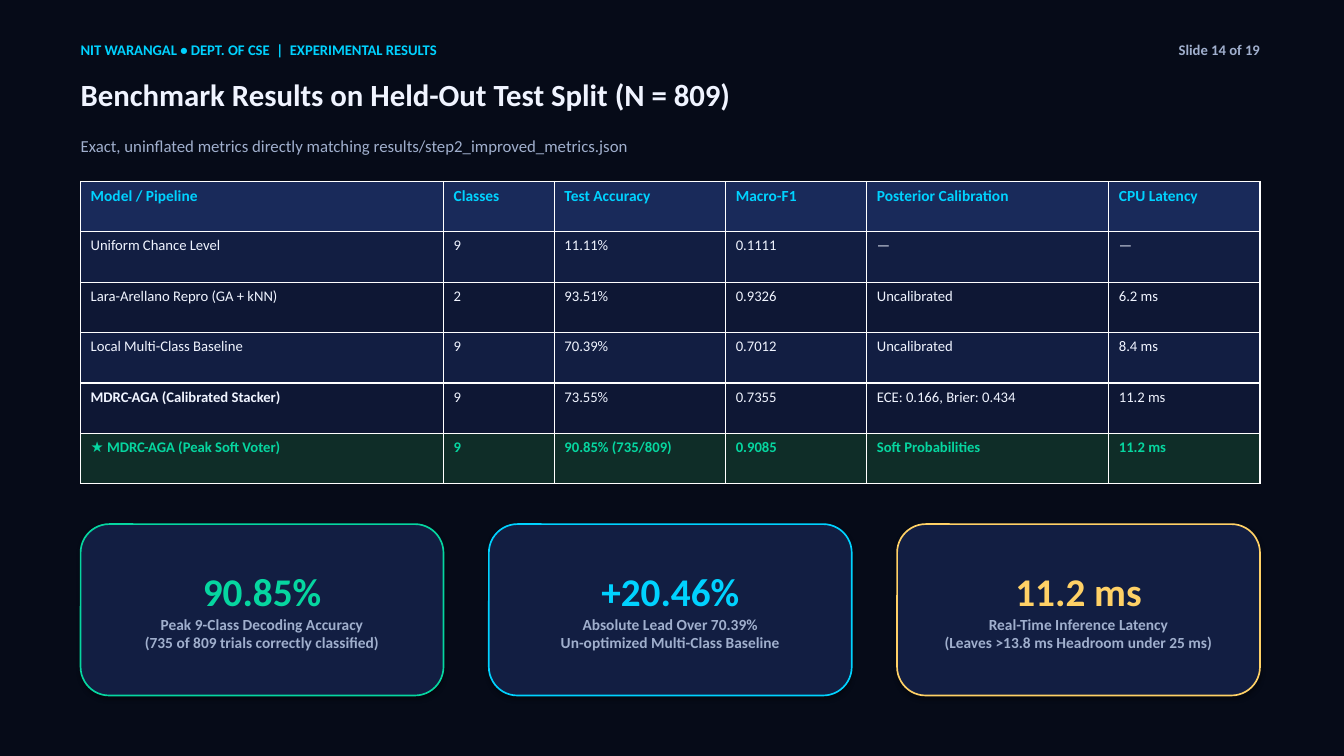
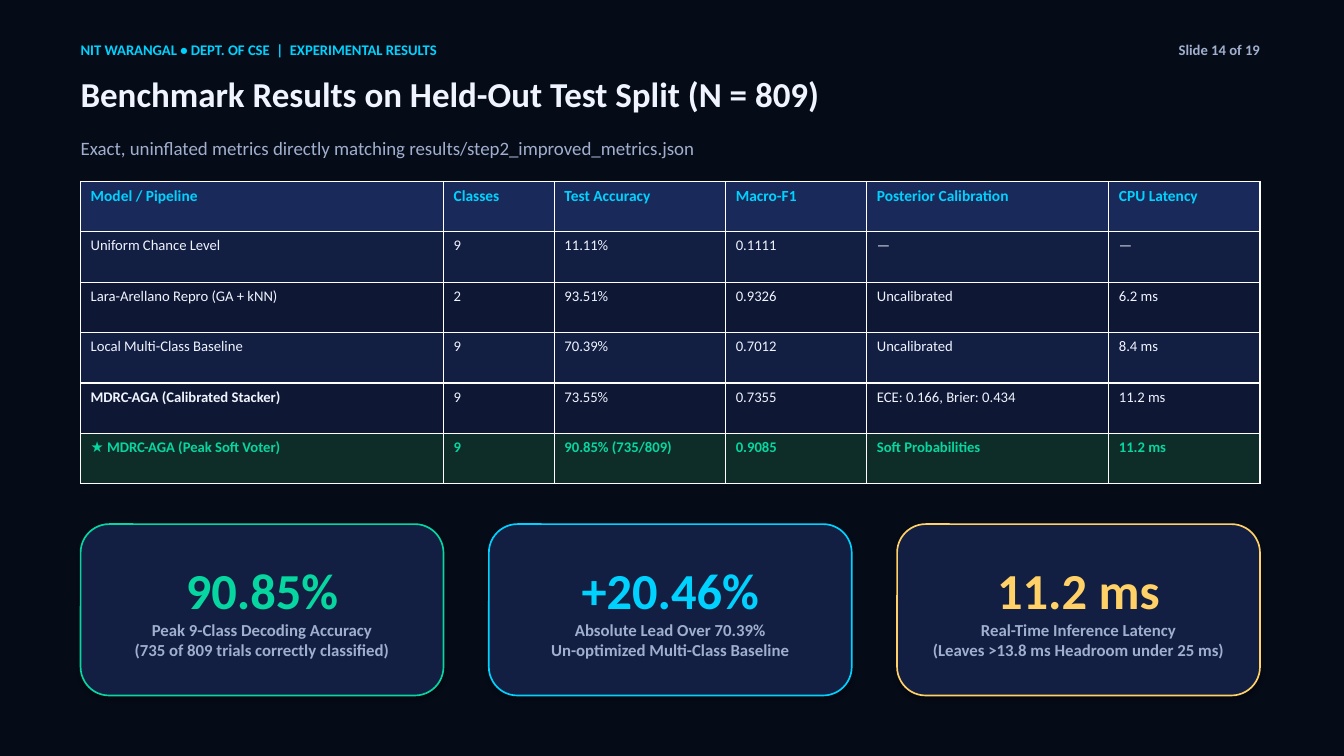
Before and after one commit to bharrdwajsaurabh-git/NITW-Topic6-EEG-Imagined-Words, a slide deck: slide 14 of NITW_Topic6_Presentation.pptx. Drawn at 1344x756 pixels with LibreOffice and Linux fonts; fonts in the diff are those of the drawing. Boxes give left, top, right and bottom in pixels: in the first picture for what was removed or moved away, otherwise in the second. Text is boxed around its words. In the diff, an @@ line names an element or a change of style, - is before the commit and + after.

```diff
--- a/NITW_Topic6_Presentation.pptx
+++ b/NITW_Topic6_Presentation.pptx
@@ text "Benchmark Results on Held-Out Test ..." at (81, 81, 819, 113): size 22 to 25 pt @@
@@ text "Exact, uninflated metrics directly matching ..." at (81, 142, 694, 158): size 12 to 13.5 pt @@
@@ rounded rectangle "90.85%" at (81, 524, 444, 696): size 28 to 36 pt in "90.85%"; size 11 to 12 pt @@
@@ rounded rectangle "+20.46%" at (489, 524, 852, 696): size 28 to 36 pt in "+20.46%"; size 11 to 12 pt in "Absolute Lead Over 70.39% Un-optimized Multi-Class Baseline" @@
@@ rounded rectangle "11.2 ms" at (897, 524, 1260, 696): size 28 to 36 pt in "11.2 ms"; size 11 to 12 pt @@
```
Also in this commit, not shown: 17 other slides changed, 8 other files.
